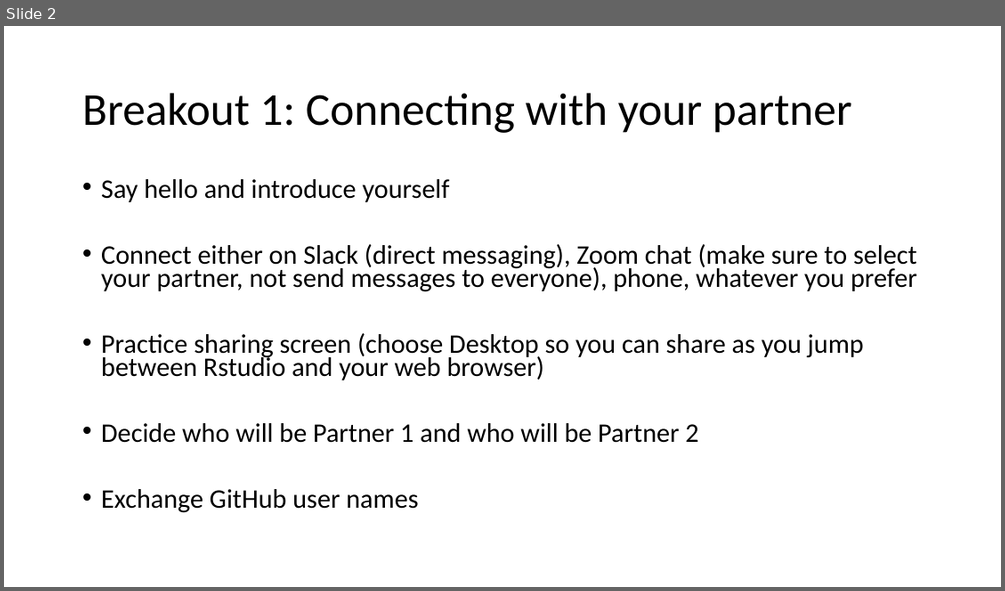
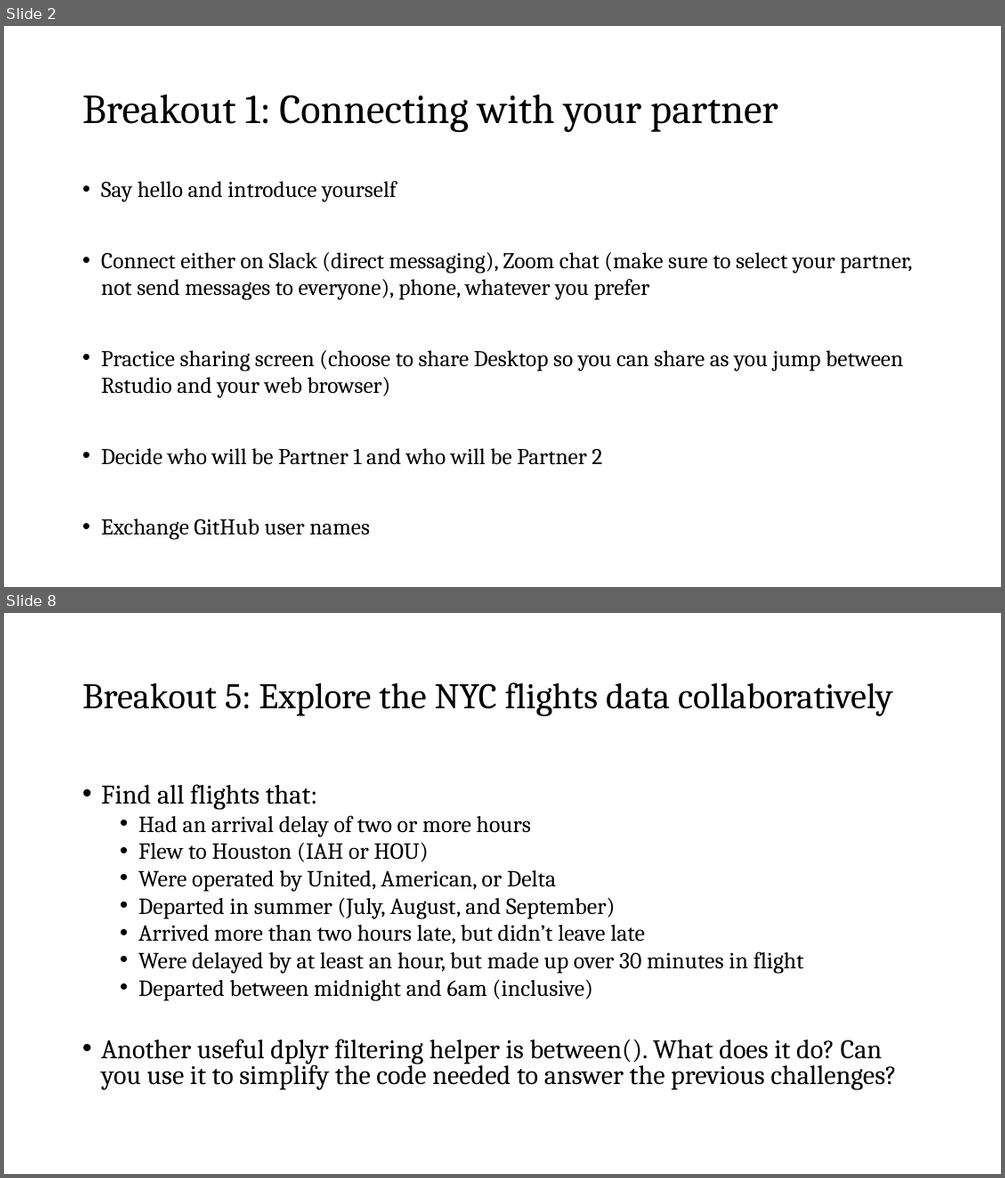
Before and after one commit to nt246/NTRES6940-data-science, a slide deck: slides/Slides_class10.pptx. Shown one above the other, each under a label of ours: slide 2 before the commit, slides 2 and 8 after it; the slides between them are not shown. The pictures are 1005x591 and 1005x1178 pixels, drawn with LibreOffice and Linux fonts; fonts in the diff are those of the drawing. Boxes give left, top, right and bottom in pixels: in the first picture for what was removed or moved away, otherwise in the second. Text is boxed around its words. In the diff, an @@ line names an element or a change of style, - is before the commit and + after.

```diff
--- a/slides/Slides_class10.pptx
+++ b/slides/Slides_class10.pptx
@@ slide 8 added at <box>4,613,1001,1174</box>, background #FFFFFF @@
@@ title added at <box>82,682,892,716</box>, 26 pt, text #000000 @@
+Breakout 5: Explore the NYC flights data collaboratively
@@ text added at <box>101,784,897,1090</box>, 16.6 pt, text #000000 @@
+• Find all flights that:
+  • Had an arrival delay of two or more hours
+  • Flew to Houston (IAH or HOU)
+  • Were operated by United, American, or Delta
+  • Departed in summer (July, August, and September)
+  • Arrived more than two hours late, but didn’t leave late
+  • Were delayed by at least an hour, but made up over 30 minutes in flight
+  • Departed between midnight and 6am (inclusive)
+• Another useful dplyr filtering helper is between(). What does it do? Can you use it to simplify the code needed to answer the previous challenges?
@@ slide 2 changed as well @@
@@ title "Breakout 1: Connecting with your ..." at <box>82,95,778,132</box>: size 33 to 29.7 pt, font Calibri to Cambria @@
@@ text at <box>101,181,912,540</box>: size 19.4 to 16.3 pt, font Calibri to Cambria in "Say hello and introduce yourself", "Connect either on Slack (direct messaging), Zoom ...", "Decide who will be Partner 1 and ...", "Exchange GitHub user names"; line spacing 0.7 to 1 @@
@@ text at <box>101,350,903,398</box>: text changed; size 19.4 to 16.3 pt; font Calibri to Cambria @@
-• Practice sharing screen (choose Desktop so you can share as you jump between Rstudio and your web browser)
+• Practice sharing screen (choose to share Desktop so you can share as you jump between Rstudio and your web browser)
```
Also in this commit, not shown: 3 other slides changed, 4 other slides added, 1 other file.
